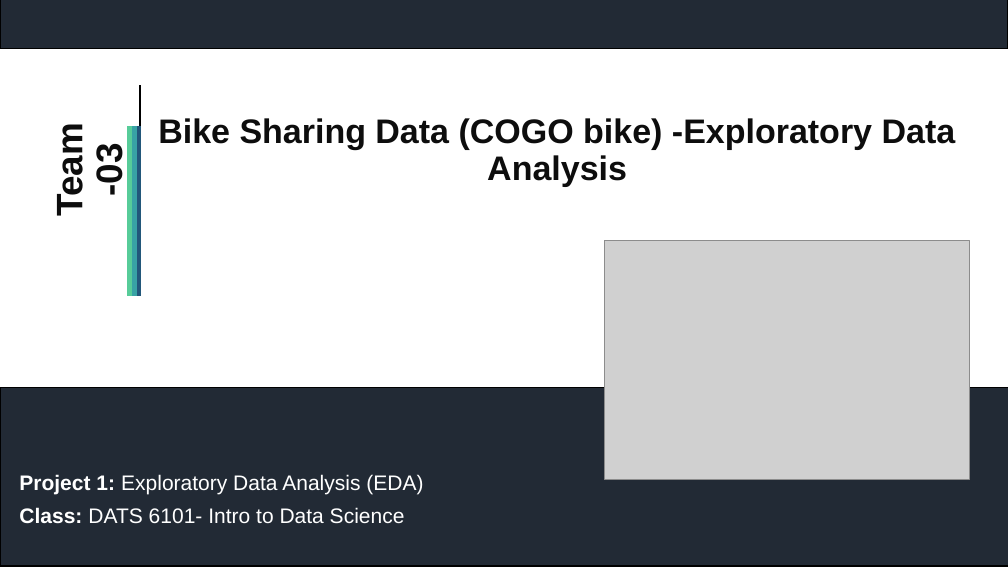
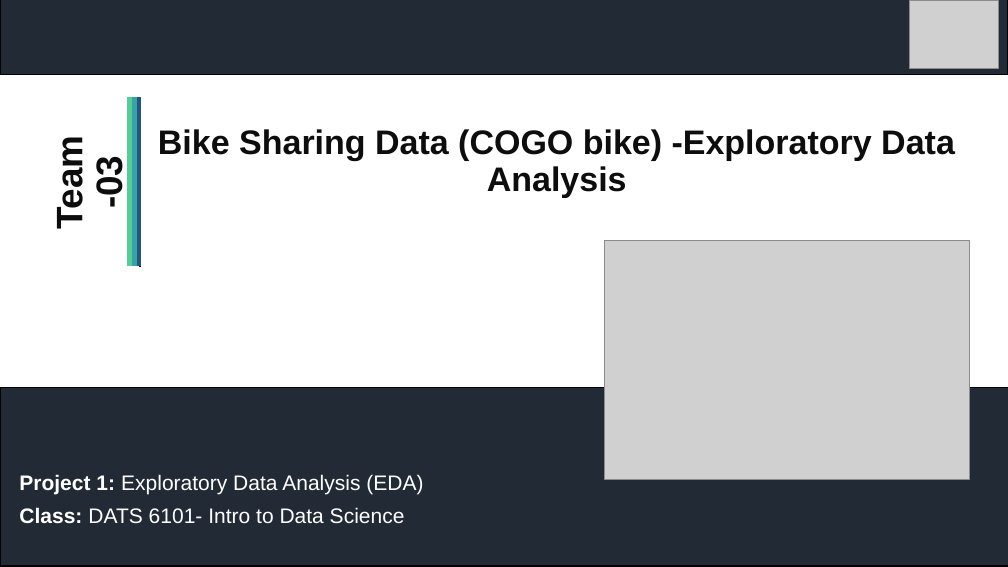
Before and after one commit to Laisouchiu/DATS-6101-Project-1, a slide deck: slide 1 of EDA_Team03_FinalProject.pptx. Drawn at 1008x567 pixels with LibreOffice and Linux fonts; fonts in the diff are those of the drawing; grey boxes stand for pictures. Boxes give left, top, right and bottom in pixels: in the first picture for what was removed or moved away, otherwise in the second. Text is boxed around its words. In the diff, an @@ line names an element or a change of style, - is before the commit and + after.

```diff
--- a/EDA_Team03_FinalProject.pptx
+++ b/EDA_Team03_FinalProject.pptx
@@ rectangle: place and size @@
-rectangle at (0, 0, 1008, 48)
+rectangle at (0, 0, 1008, 75)
@@ picture added at (910, 1, 999, 69) @@
@@ text "Team -03": place and size @@
-text "Team -03" at (49, 132, 130, 213)
+text "Team -03" at (49, 145, 130, 226)
@@ 3 rectangles: place and size @@
-3 rectangles at (127, 127, 141, 296)
+3 rectangles at (127, 97, 141, 266)
@@ line moved from (140, 85) - (140, 254) to (140, 98) - (140, 267) @@
@@ title "Bike Sharing Data (COGO bike) ...": place and size @@
-title "Bike Sharing Data (COGO bike) ..." at (158, 118, 956, 187)
+title "Bike Sharing Data (COGO bike) ..." at (158, 129, 955, 198)
```
Also in this commit, not shown: 22 other slides changed, 1 slide added.
